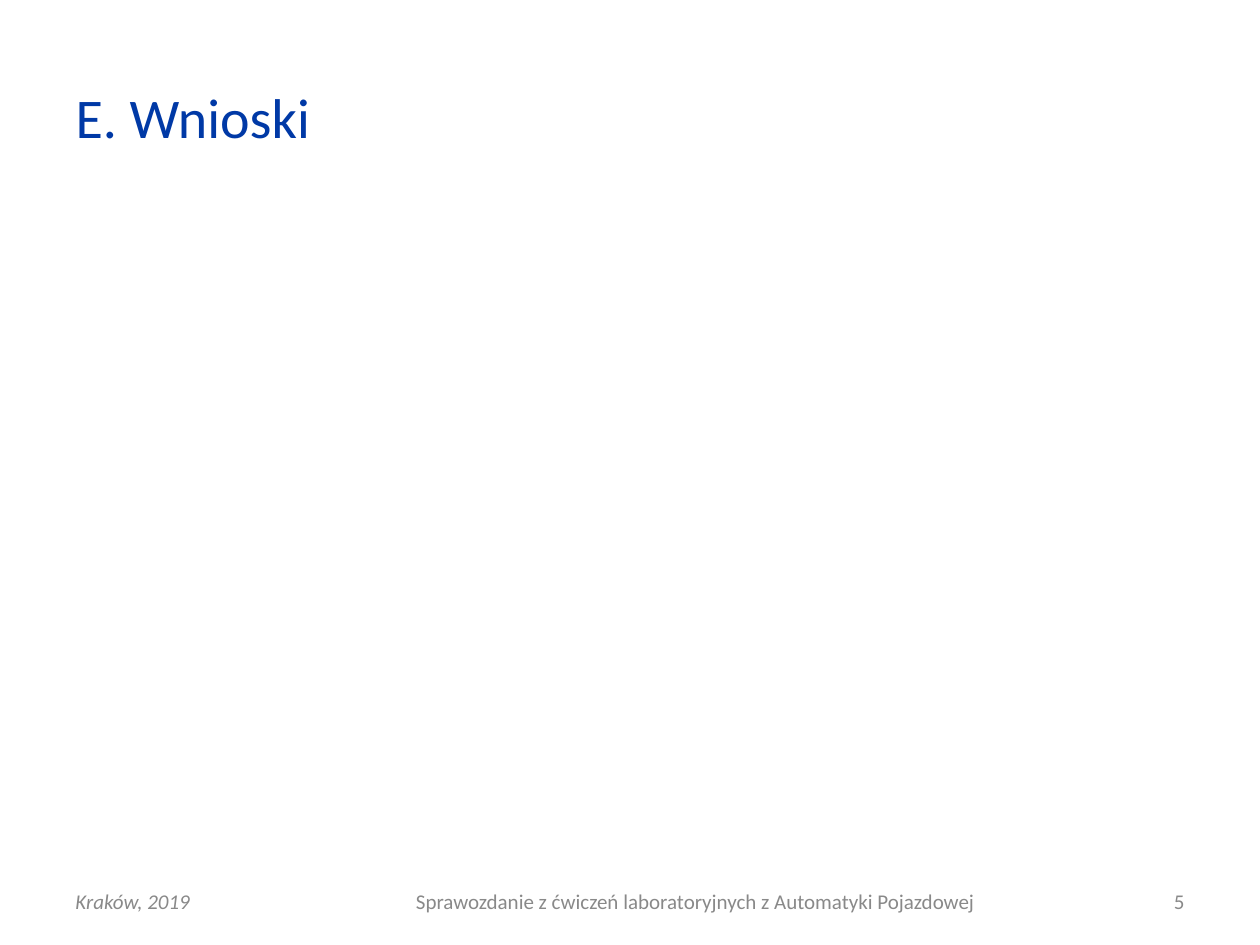
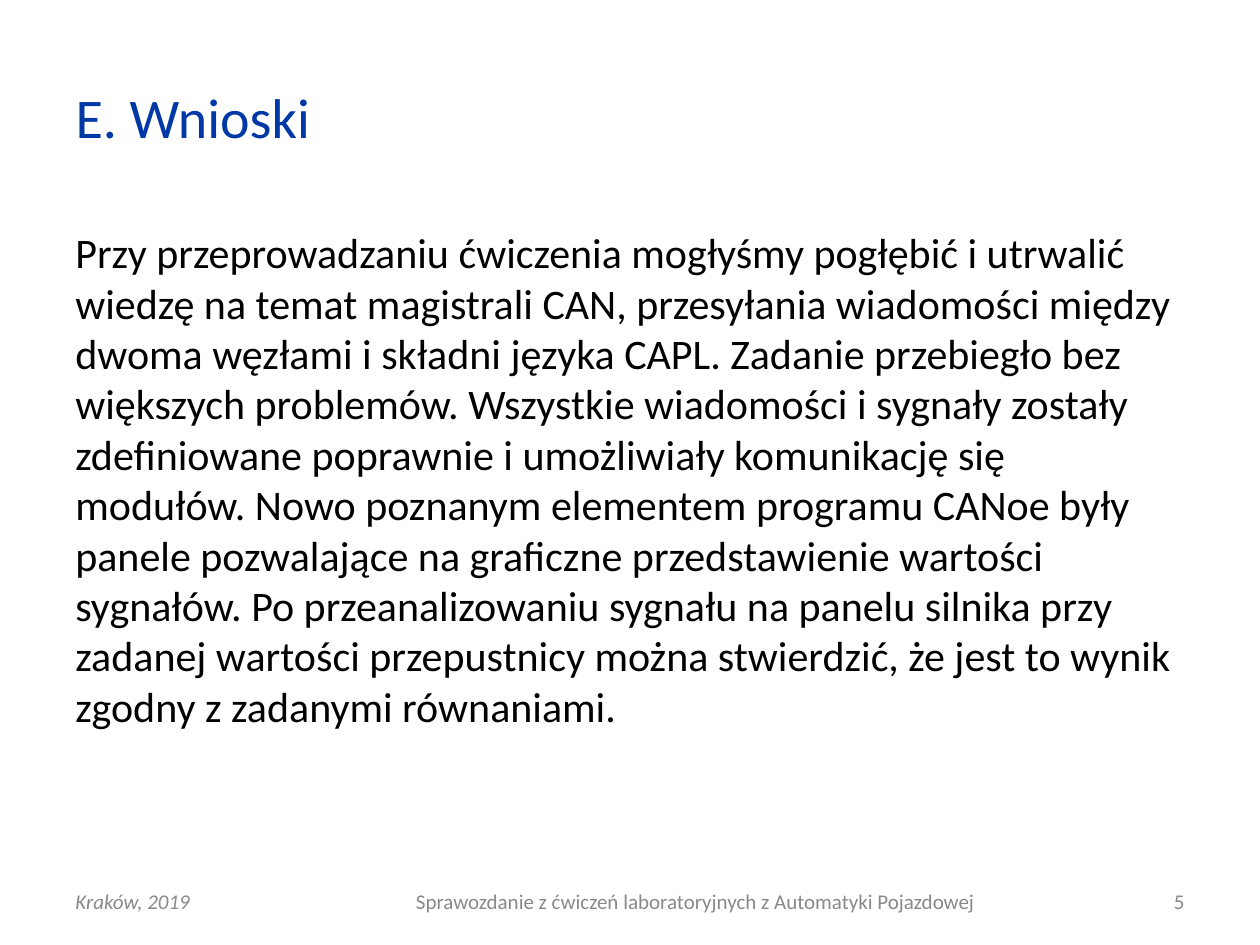
Before and after one commit to elfsonix/Automatyka-Pojazdowa, a slide deck: slide 5 of Lab5/AP_L05_20190313_0930_G03.ppt. Drawn at 1260x945 pixels with LibreOffice and Linux fonts; fonts in the diff are those of the drawing. Boxes give left, top, right and bottom in pixels: in the first picture for what was removed or moved away, otherwise in the second. Text is boxed around its words. In the diff, an @@ line names an element or a change of style, - is before the commit and + after.

Commit message:
wnioski

```diff
--- a/Lab5/AP_L05_20190313_0930_G03.ppt
+++ b/Lab5/AP_L05_20190313_0930_G03.ppt
@@ text added at (x1=75, y1=238, x2=1170, y2=730), 24 pt, text #000000 @@
+Przy przeprowadzaniu ćwiczenia mogłyśmy pogłębić i utrwalić wiedzę na temat magistrali CAN, przesyłania wiadomości między dwoma węzłami i składni języka CAPL. Zadanie przebiegło bez większych problemów. Wszystkie wiadomości i sygnały zostały zdefiniowane poprawnie i umożliwiały komunikację się modułów. Nowo poznanym elementem programu CANoe były panele pozwalające na graficzne przedstawienie wartości sygnałów. Po przeanalizowaniu sygnału na panelu silnika przy zadanej wartości przepustnicy można stwierdzić, że jest to wynik zgodny z zadanymi równaniami.
```
